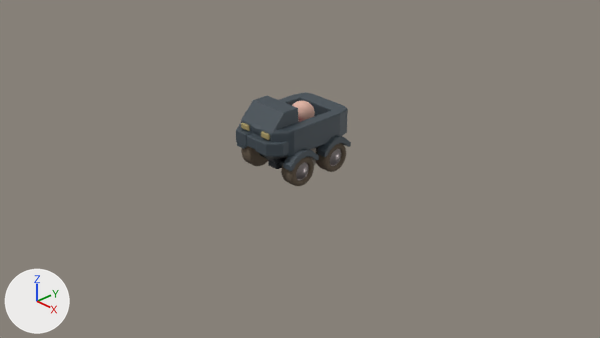
A saved change to the Blender file Assets/Avater/Baby.blend.
Camera for both pictures: the file's camera 'Camera'. Lighting does not change. The marker at lower left points along +X, +Y and +Z.

The first picture shows 'BabyCar'.
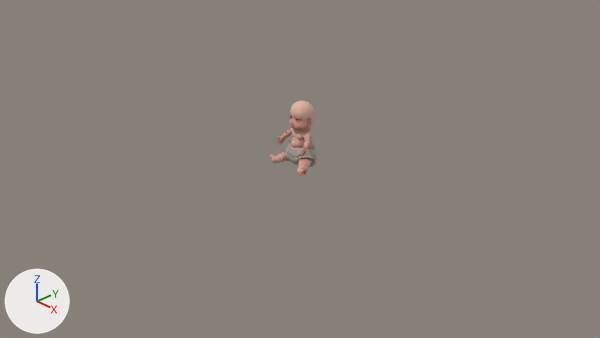
What changed in the scene script:
```text
Change ob_babycar:
    add ob_babycar.hide_set(True)
```

What differs and where, as boxes [x1, y1, x2, y2] in the pictures (600 x 338 px):
'BabyCar', hidden
    before: [236, 92, 351, 186]
'Baby_low', unchanged, uncovered by the edit
    before: [292, 101, 316, 165]
    after: [270, 101, 317, 176]
